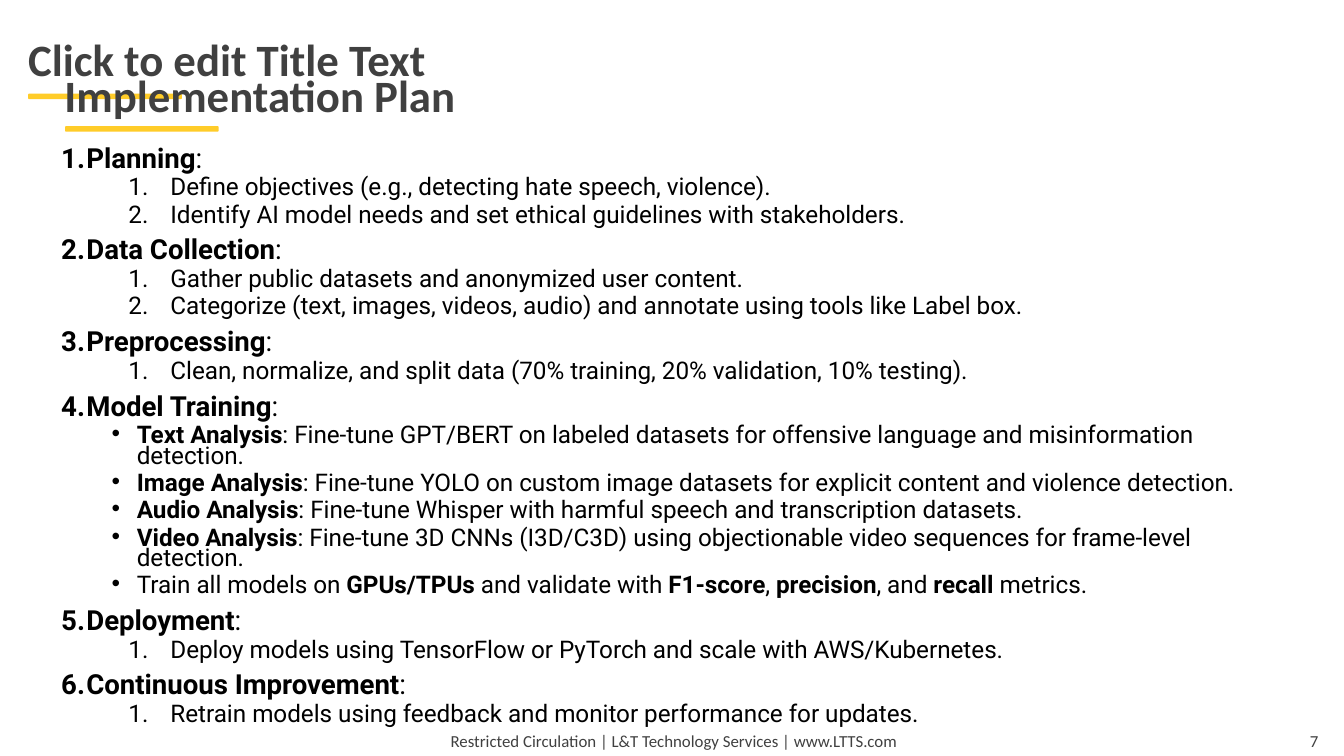
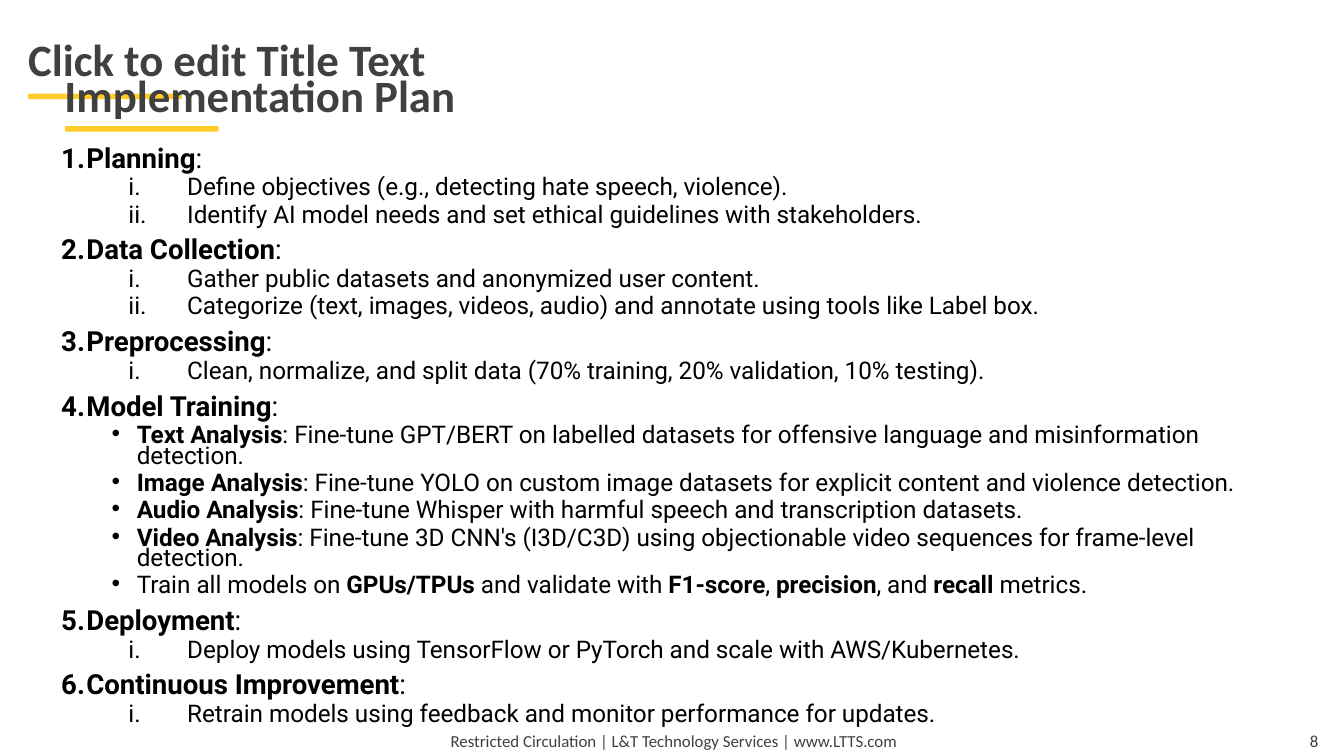
Before and after one commit to nishanthkj/L-T, a slide deck: slide 8 of ai_content_modration/PPT/PID_0000_TG08001947_PresentationRound.pptx (slide 7 before the commit). Drawn at 1344x756 pixels with LibreOffice and Linux fonts; fonts in the diff are those of the drawing; background and template pictures are left out. Boxes give left, top, right and bottom in pixels: in the first picture for what was removed or moved away, otherwise in the second. Text is boxed around its words. In the diff, an @@ line names an element or a change of style, - is before the commit and + after.

```diff
--- a/ai_content_modration/PPT/PID_0000_TG08001947_PresentationRound.pptx
+++ b/ai_content_modration/PPT/PID_0000_TG08001947_PresentationRound.pptx
@@ text at box(187, 173, 1039, 727): bullet 1. to i. @@
@@ text at box(137, 424, 1199, 465): text changed @@
-  • Text Analysis: Fine-tune GPT/BERT on labeled datasets for offensive language and misinformation detection.
+  • Text Analysis: Fine-tune GPT/BERT on labelled datasets for offensive language and misinformation detection.
@@ text at box(137, 526, 1194, 567): text changed @@
-  • Video Analysis: Fine-tune 3D CNNs (I3D/C3D) using objectionable video sequences for frame-level detection.
+  • Video Analysis: Fine-tune 3D CNN's (I3D/C3D) using objectionable video sequences for frame-level detection.
@@ page number at box(1310, 735, 1319, 747): text changed @@
-7
+8
```
Also in this commit, not shown: 7 other slides changed, 6 slides added, 5 slides removed, 5 other files.
